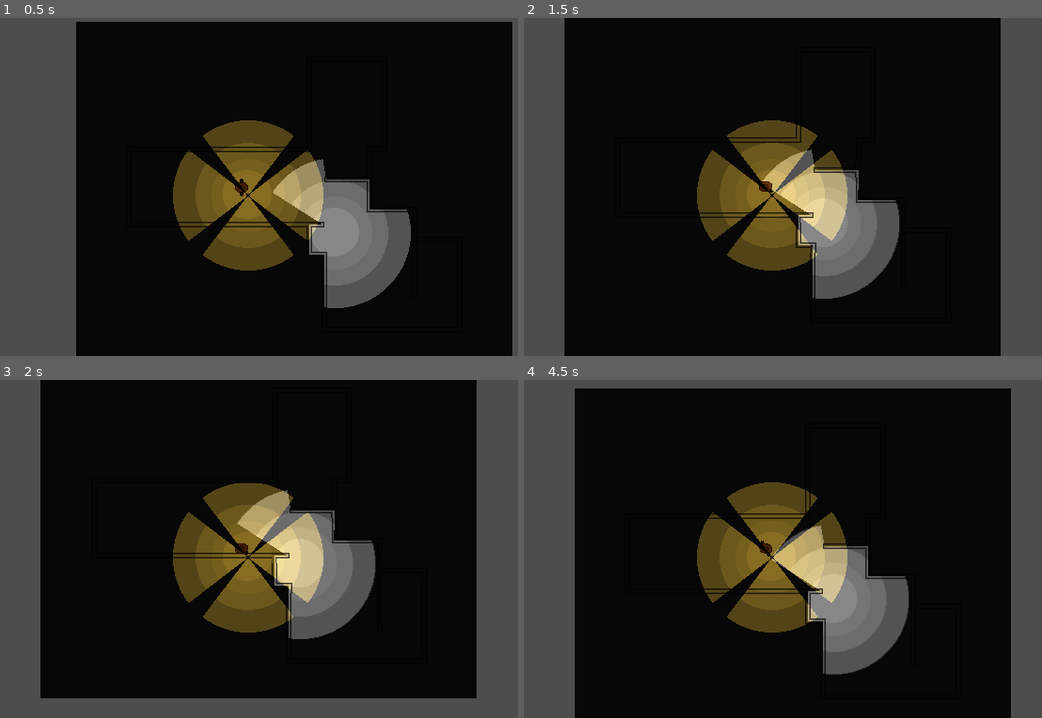
Above: before the commit, frames 1-4 (two rows, left to right).
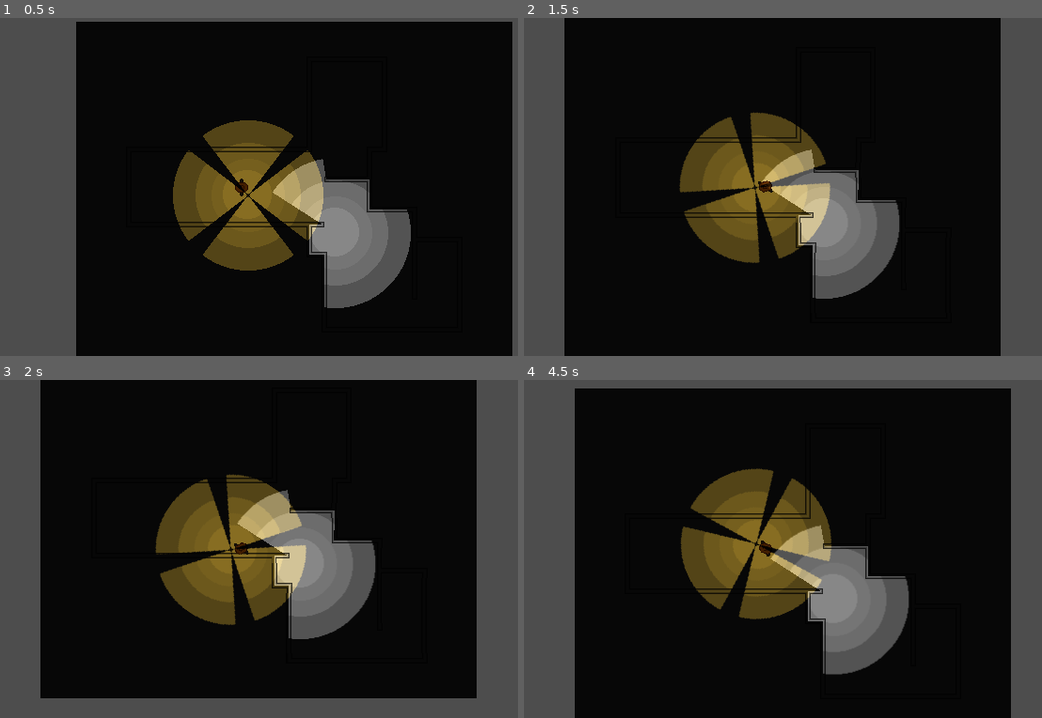
Above: after the commit, the same moments.

Repository: sparkworm/ChiliJam
Game: Godot game, scene res://scenes/levels/test_level.tscn
Two runs of this game, one before a commit and one after it. Both use one fixed random seed, a clock stepped at 60 frames per second and the inputs below. This scene is started directly instead of the project's main scene.
Inputs (mouse positions are in pixels of both pictures, inside the frame that each line leads up to):
- Up to frame 1 (0.5 s): no input
- Up to frame 2 (1.5 s): tap Enter at 0.5 s; move the mouse to (896, 170) at 0.52 s; hold D (right) 0.53-1.28 s; move the mouse to (643, 203) at 1.27 s; hold S (down) from 1.28 s (still down)
- Up to frame 3 (2 s): keep holding S (down)
- Up to frame 4 (4.5 s): move the mouse to (824, 474) at 2.02 s; release S (down) at 2.03 s; hold D (right) 2.03-2.78 s; move the mouse to (736, 616) at 2.77 s; hold W (up) 2.78-3.53 s; move the mouse to (943, 599) at 3.52 s; hold A (left) from 3.53 s (still down); move the mouse to (586, 498) at 4.27 s

Frame 1 is identical in both runs. In frame 2, 6.6% of the frame differs, in the area x 29-63%, y 27-75%; in frame 3, 6.7%; in frame 4, 7.1%, in the area x 30-63%, y 26-75%.

Commit message:
Changed look logic to make the whole player turn, not just the body sprite.

Diff:
--- a/scenes/characters/player.gd
+++ b/scenes/characters/player.gd
@@ -9,16 +9,23 @@
 
 func _process(delta: float) -> void:
 	handle_movement()
-	# make the hat look in the direction of the mouse
-	hat.rotation = get_angle_to(get_global_mouse_position()) + PI/2
-	if abs(angle_difference(hat.rotation, body.rotation)) > max_look_angle:
-		if abs(angle_difference(hat.rotation + max_look_angle, body.rotation)) < \
-				abs(angle_difference(hat.rotation - max_look_angle, body.rotation)):
-			body.rotation = hat.rotation + max_look_angle
-		else:
-			body.rotation = hat.rotation - max_look_angle
+	handle_look()
 
 func handle_movement() -> void:
 	var movement_vec: Vector2 = Input.get_vector("left", "right", "up", "down")
 	velocity = movement_vec * speed
 	move_and_slide()
+
+## Makes the hat look in the direction of the mouse.  Makes the entire player
+## rotate towards the direction of the mouse, but with a buffer zone of
+## max_look_angle * 2 in which no movement occurs.  They body will stop on the
+## edge of this buffer zone.
+func handle_look() -> void:
+	var ang = get_global_mouse_position().angle()
+	if abs(angle_difference(ang, rotation)) > max_look_angle:
+		if abs(angle_difference(ang + max_look_angle, rotation)) < \
+				abs(angle_difference(ang - max_look_angle, rotation)):
+			rotation = ang + max_look_angle
+		else:
+			rotation = ang - max_look_angle
+	hat.global_rotation = get_global_mouse_position().angle() + PI/2
